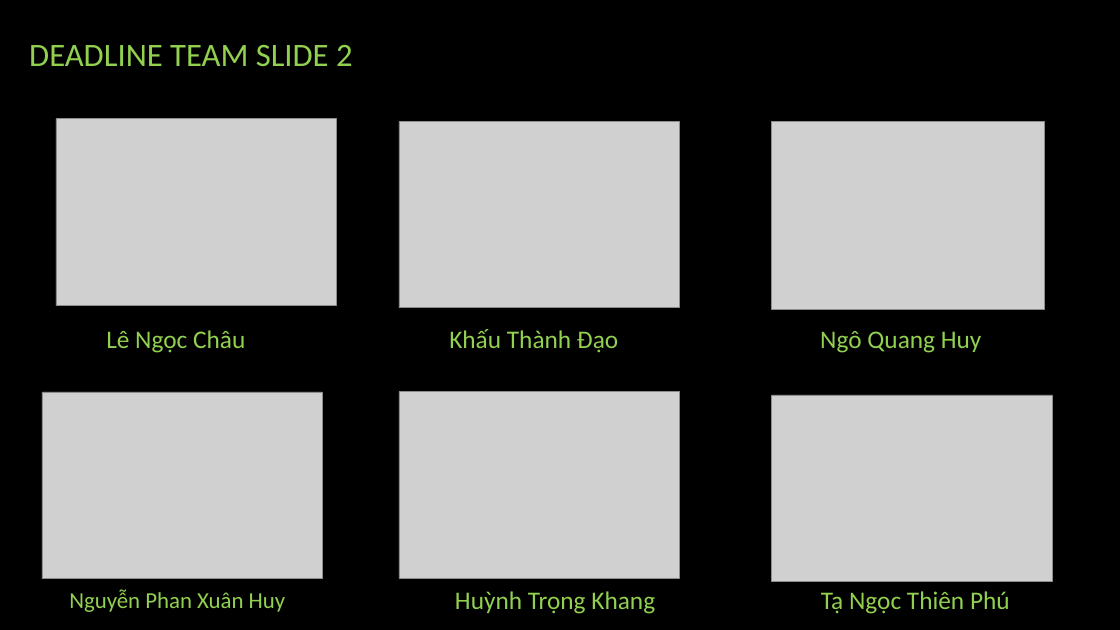
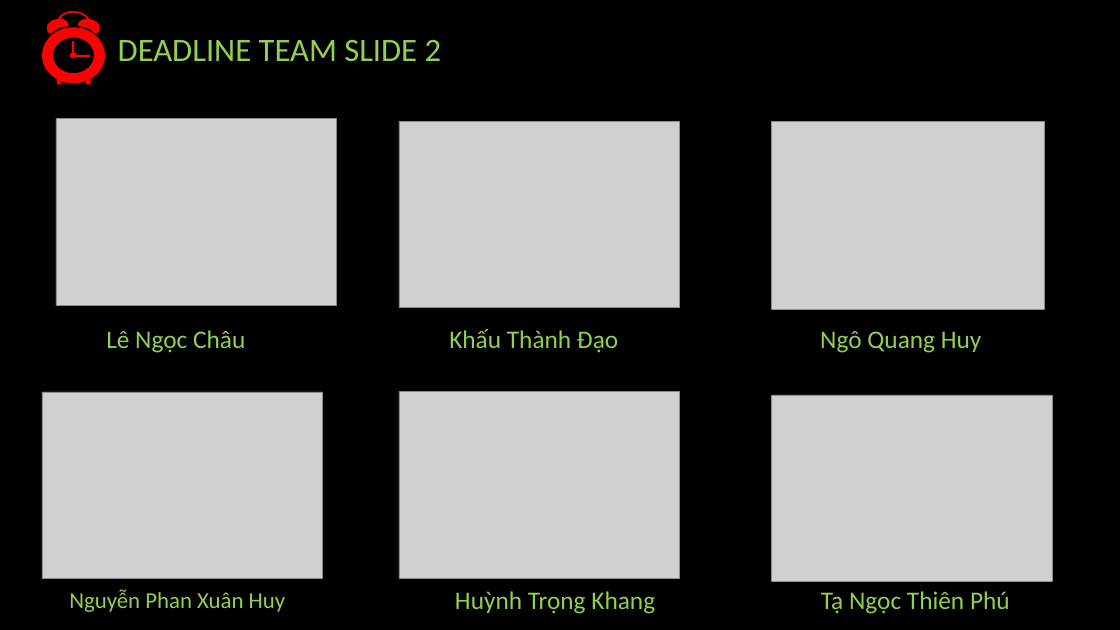
Before and after one commit to daotk/cap-deadline, a slide deck: slide 2 of Title Layout.pptx. Drawn at 1120x630 pixels with LibreOffice and Linux fonts; fonts in the diff are those of the drawing; grey boxes stand for pictures. Boxes give left, top, right and bottom in pixels: in the first picture for what was removed or moved away, otherwise in the second. Text is boxed around its words. In the diff, an @@ line names an element or a change of style, - is before the commit and + after.

```diff
--- a/Title Layout.pptx
+++ b/Title Layout.pptx
@@ freeform shape added at bbox=[42, 27, 105, 84], fill #FF0000 @@
@@ freeform shape added at bbox=[46, 11, 100, 34], fill #FF0000 @@
@@ text "DEADLINE TEAM SLIDE 2": place and size @@
-text "DEADLINE TEAM SLIDE 2" at bbox=[29, 45, 353, 66]
+text "DEADLINE TEAM SLIDE 2" at bbox=[118, 40, 442, 61]
@@ freeform shape added at bbox=[70, 41, 90, 59], fill #FF0000 @@
```
Also in this commit, not shown: 3 other slides changed, 1 slide added, 4 slides removed.
